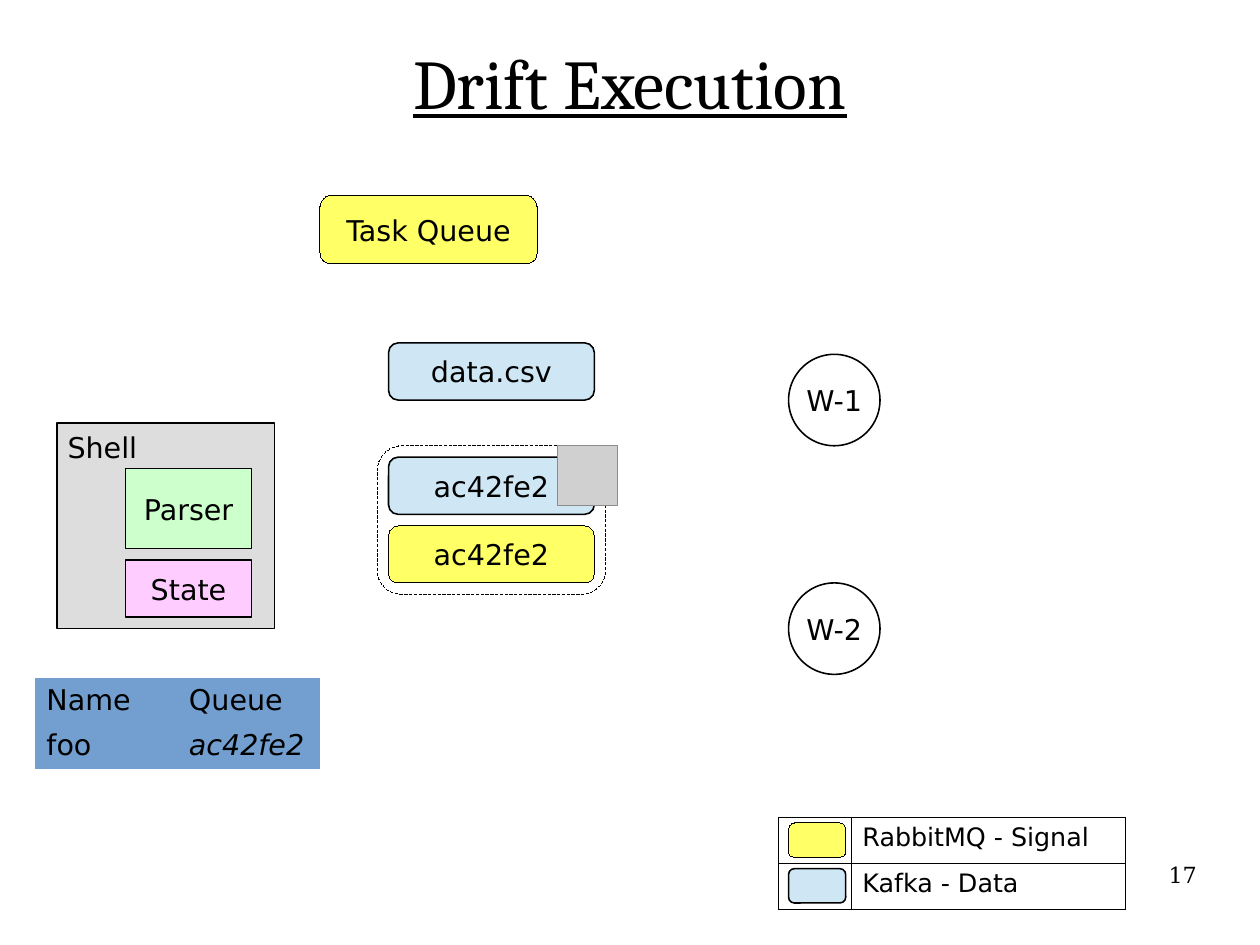
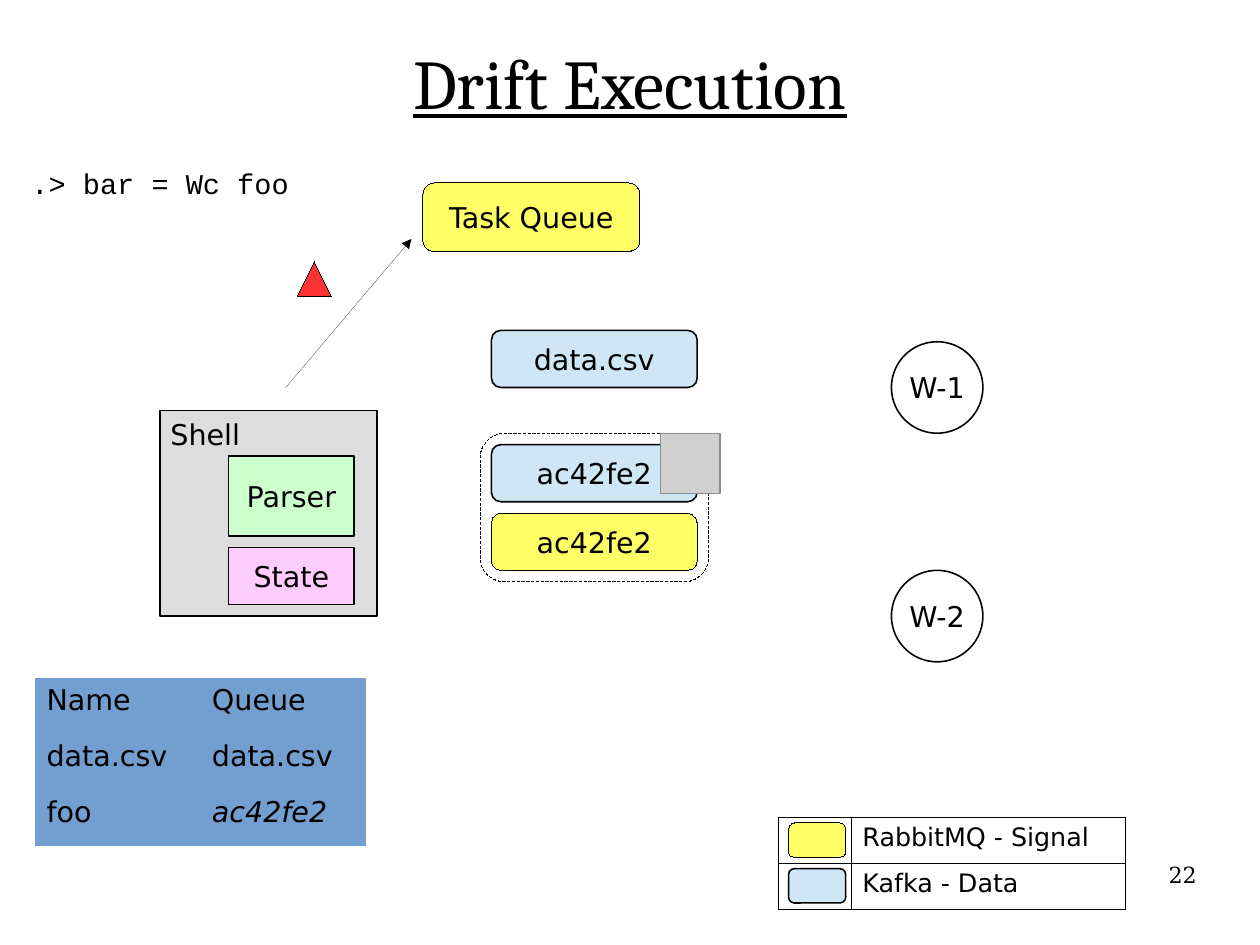
Before and after one commit to flange/drift-dev, a slide deck: slide 22 of presentation/hottopix/ht2.odp (slide 17 before the commit). Drawn at 1260x945 pixels with LibreOffice and Linux fonts; fonts in the diff are those of the drawing; grey boxes stand for pictures. Boxes give left, top, right and bottom in pixels: in the first picture for what was removed or moved away, otherwise in the second. Text is boxed around its words. In the diff, an @@ line names an element or a change of style, - is before the commit and + after.

```diff
--- a/presentation/hottopix/ht2.odp
+++ b/presentation/hottopix/ht2.odp
@@ text added at (83,173,288,195), 18 pt, text #000000 @@
+.> bar = Wc foo
@@ arrow added from (286, 388) to (412, 239), #000000 0 pt @@
@@ triangle added at (297,262,332,296), fill #FF3333, outline #000000 0 pt @@
@@ 4 rounded rectangles, 2 rectangles, 1 picture: place and size @@
-4 rounded rectangles, 2 rectangles, 1 picture at (57,196,617,629)
+4 rounded rectangles, 2 rectangles, 1 picture at (160,183,720,616)
@@ 2 ellipses, 1 rounded rectangle, 1 text, 1 rectangle: place and size @@
-2 ellipses, 1 rounded rectangle, 1 text, 1 rectangle at (68,354,880,675)
+2 ellipses, 1 rounded rectangle, 1 text, 1 rectangle at (170,342,983,662)
@@ table at (35,678,367,846) @@
+row 2: data.csv | data.csv
@@ table: place and size @@
-table at (35,678,321,768)
+table at (35,678,367,846)
@@ page number at (1169,866,1197,883): text changed @@
-17
+22
```
Also in this commit, not shown: 26 other slides changed, 6 slides added, 1 other file.
